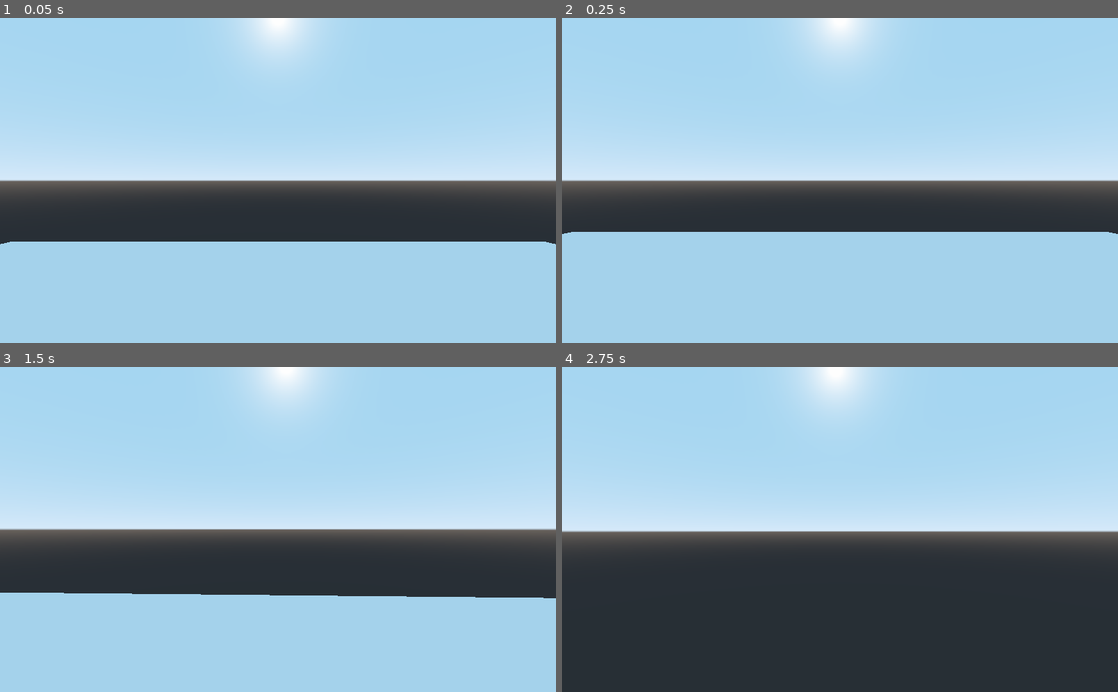
Above: before the commit, frames 1-4 (two rows, left to right).
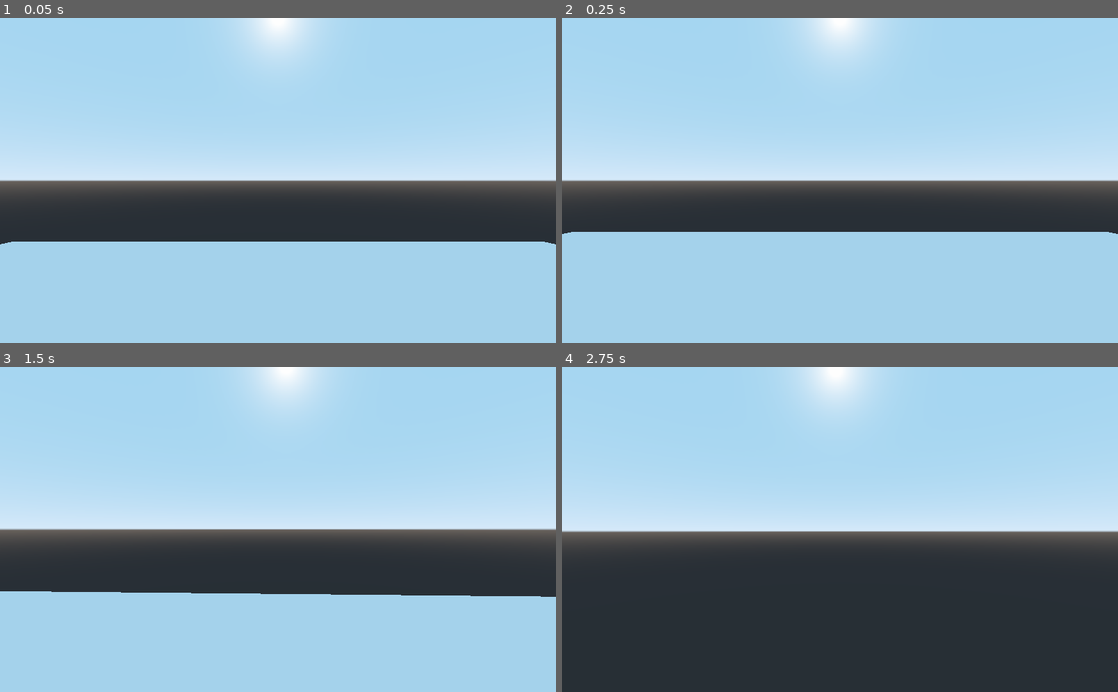
Above: after the commit, the same moments.

Repository: Hatbringer/REDEYE
Game: Godot game, scene res://Environments/DevLevel.tscn
The game is run twice, just before and just after one commit, with the same random seed, the same clock (stepped at 60 frames per second) and the same inputs.
Inputs (mouse positions are in pixels of both pictures, inside the frame that each line leads up to):
- Up to frame 1 (0.05 s): no input
- Up to frame 2 (0.25 s): no input
- Up to frame 3 (1.5 s): tap Enter at 0.5 s; move the mouse to (305, 529) at 0.52 s; hold Ctrl (crouch) 0.53-1.28 s; hold W (forward) from 0.53 s (still down); tap Space (jump) at 0.77, 0.8, 1.07, 1.35 s; move the mouse to (250, 529) at 1.27 s
- Up to frame 4 (2.75 s): keep holding W (forward); tap Space (jump) at 1.52, 1.82, 2.3 s; tap Ctrl (crouch) at 1.55 s; move the mouse to (851, 523) at 2.02 s; hold Ctrl (crouch) from 2.03 s (still down)

The runs differ from the first frame. In frame 1, less than 0.1% of the frame differs, in the area x 0-100%, y 68-70%; in frame 2, nothing differs; in frame 3, 0.4%, in the area x 0-100%, y 69-72%; in frame 4, nothing differs.

Commit message:
Added crouching

Diff:
--- a/Entities/Player/Player.gd
+++ b/Entities/Player/Player.gd
@@ -3,8 +3,8 @@
 const speed = {walk = 4, run = 10, crouch = 2, air = 0.01}
 const friction = {ground = 0.7, air = 1}
 const sensitivity = {mouse = 0.04}
-const gravity = 60
-const jump = 20
+const gravity = {up = 30, down = 50}
+const jump = 10
 
 var input_speed = Vector3()
 var linear_velocity = Vector3()
@@ -32,13 +32,23 @@
 	else:
 		input_speed = speed.run
 
+	#Crouching
+	if Input.is_action_pressed("crouch"):
+		$Hitbox.shape.height -= 100 * delta
+	elif !$Roof.is_colliding():
+		$Hitbox.shape.height += 16 * delta
+	$Hitbox.shape.height = clamp($Hitbox.shape.height, 1, 4)
+
 	if is_on_floor():
 		linear_velocity += direction.normalized() * input_speed
 	else:
 		linear_velocity += direction.normalized() * speed.air
 
 	#GRAVITY
-	linear_velocity.y -= gravity * delta
+	if Input.is_action_pressed("jump") and linear_velocity.y > 0:
+		linear_velocity.y -= gravity.up * delta
+	else:
+		linear_velocity.y -= gravity.down * delta
 
 	#FRICTION
 	if is_on_floor():
--- a/Entities/Player/Player.tscn
+++ b/Entities/Player/Player.tscn
@@ -17,11 +17,15 @@
 [node name="Camera" type="Camera" parent="Head"]
 current = true
 
-[node name="CollisionShape" type="CollisionShape" parent="."]
+[node name="Hitbox" type="CollisionShape" parent="."]
 transform = Transform( 1, 0, 0, 0, -1.62921e-07, -1, 0, 1, -1.62921e-07, 0, 0, 0 )
 shape = SubResource( 1 )
 
-[node name="MeshInstance" type="MeshInstance" parent="."]
+[node name="Bean" type="MeshInstance" parent="."]
 transform = Transform( 1, 0, 0, 0, -1.62921e-07, -1, 0, 1, -1.62921e-07, 0, 0, 0 )
 mesh = SubResource( 2 )
 material/0 = null
+
+[node name="Roof" type="RayCast" parent="."]
+transform = Transform( 1, 0, 0, 0, 1, 0, 0, 0, 1, 0, -2, 0 )
+cast_to = Vector3( 0, 5, 0 )
